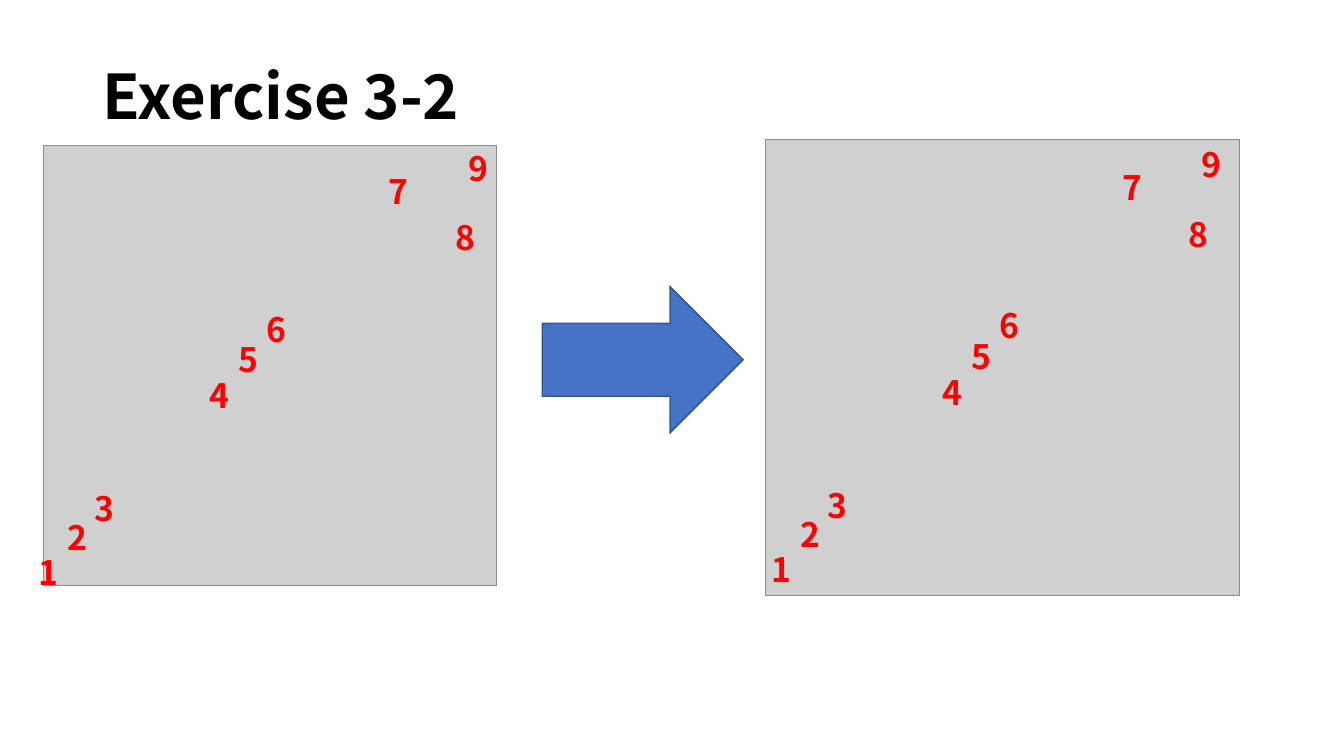
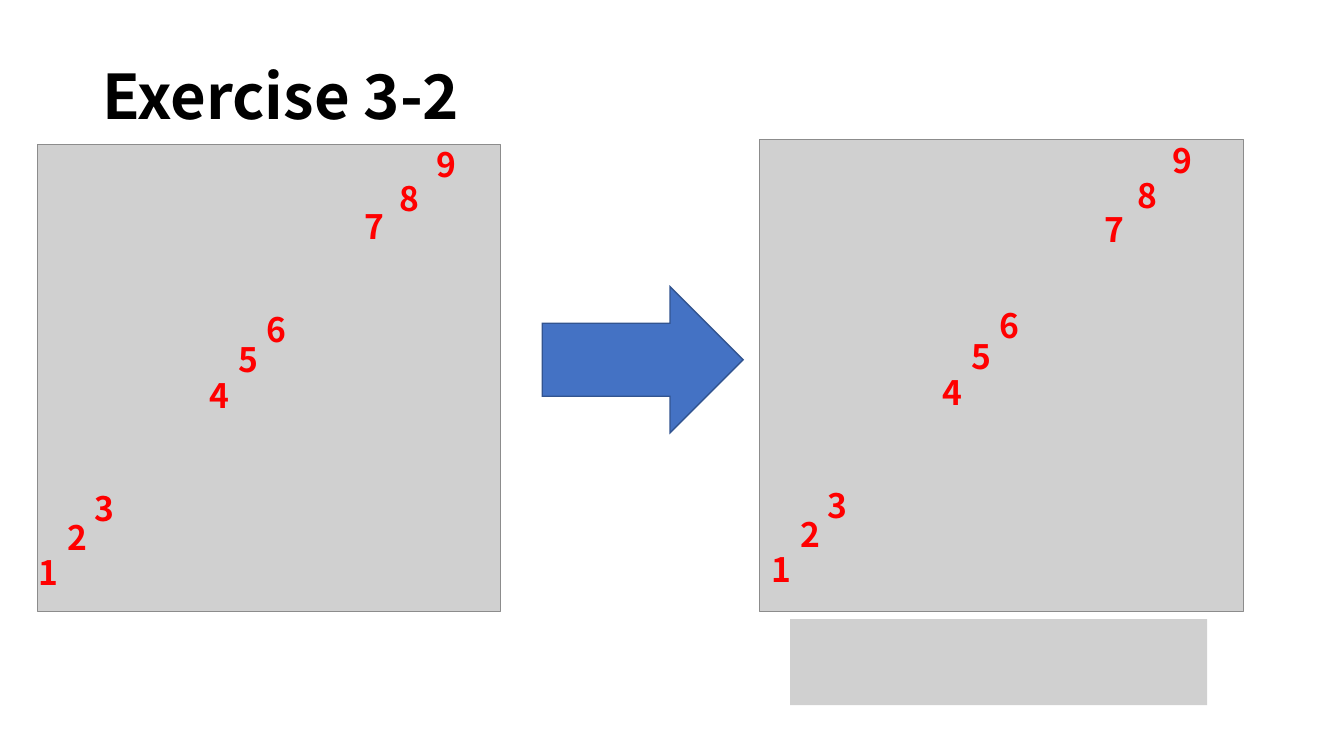
Before and after one commit to lyxocs/Advanced_algorithms, a slide deck: slide 7 of homework/HW4/Homework4_12032189_LiuYuxi.pptx. Drawn at 1344x756 pixels with LibreOffice and Linux fonts; fonts in the diff are those of the drawing; grey boxes stand for pictures. Boxes give left, top, right and bottom in pixels: in the first picture for what was removed or moved away, otherwise in the second. Text is boxed around its words. In the diff, an @@ line names an element or a change of style, - is before the commit and + after.

```diff
--- a/homework/HW4/Homework4_12032189_LiuYuxi.pptx
+++ b/homework/HW4/Homework4_12032189_LiuYuxi.pptx
@@ picture: place and size @@
-picture at [43,146,496,587]
+picture at [37,144,501,611]
@@ text "9" rewrapped from [468,155,488,182] to [437,143,457,178] @@
@@ picture: place and size @@
-picture at [765,139,1240,595]
+picture at [759,139,1243,611]
@@ text "9" rewrapped from [1202,151,1222,178] to [1172,139,1192,174] @@
@@ text "8": place and size @@
-text "8" at [456,224,476,251]
+text "8" at [399,185,419,212]
@@ text "8": place and size @@
-text "8" at [1189,221,1209,248]
+text "8" at [1138,182,1158,209]
@@ text "7": place and size @@
-text "7" at [389,179,409,204]
+text "7" at [364,214,384,239]
@@ text "7": place and size @@
-text "7" at [1122,175,1142,200]
+text "7" at [1105,217,1125,242]
@@ picture added at [790,619,1208,705] @@
```
Also in this commit, not shown: 1 other slide changed, 1 slide added, 2 other files.
